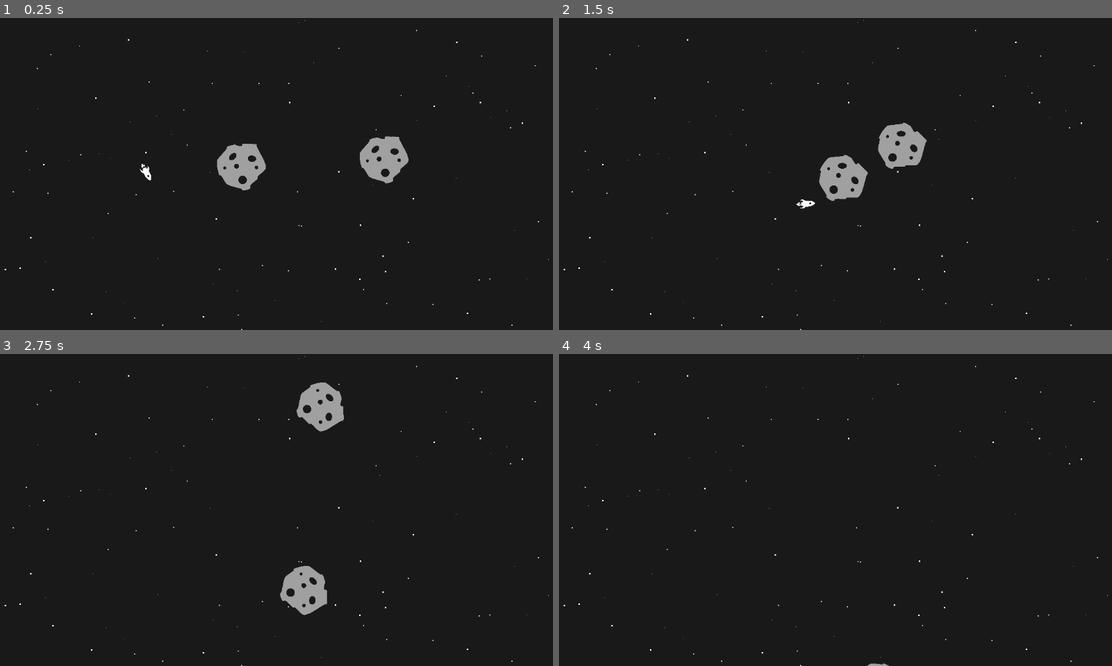
Above: before the commit, frames 1-4 (two rows, left to right).
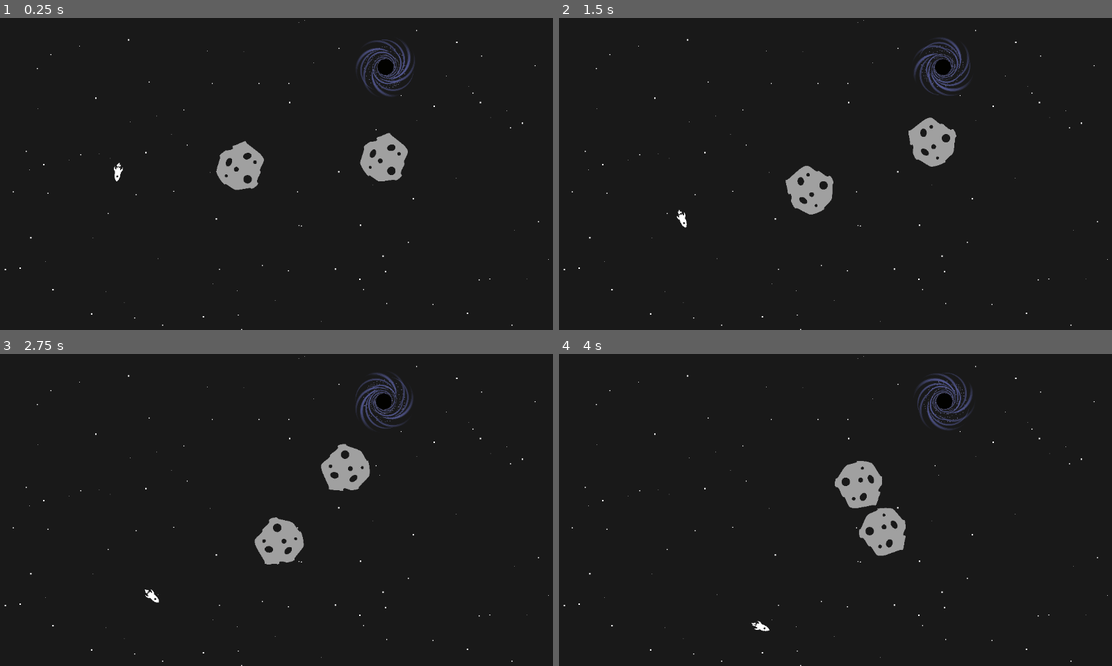
Above: after the commit, the same moments.

Repository: SuvegesMarton/aimtheship
Game: Godot game, scene res://scenes/level_manager.tscn
Same seed, same stepped clock (60 frames per second), same inputs: the game is played once before the commit and once after it.
Inputs:
- Up to frame 1 (0.25 s): no input
- Up to frame 2 (1.5 s): no input
- Up to frame 3 (2.75 s): no input
- Up to frame 4 (4 s): no input

The runs differ from the first frame. In frame 1, 1.5% of the frame differs, in the area x 20-75%, y 6-56%; in frame 2, 3.7%; in frame 3, 4.3%, in the area x 26-75%, y 6-84%; in frame 4, 2.5%.

Commit message:
added endpoint with graphics & reworked rotation graphics for meteorites

Diff:
--- a/resources/levels/levelTest.cfg
+++ b/resources/levels/levelTest.cfg
@@ -1,12 +1,15 @@
+[physics]
+G=6.67e-2
+dist_coeff=1.7
 [rocket]
-pos=Vector2(300, 300)
-vel=Vector2(0, 80)
+pos=Vector2(250, 300)
+vel=Vector2(-20, 80)
 weight=100
 [mt1]
 pos=Vector2(500, 300)
-vel=Vector2(0, 30)
-weight=1e9
+vel=Vector2(0, 40)
+weight=3e8
 [mt2]
 pos=Vector2(800, 300)
 vel=Vector2(0, -30)
-weight=1e9
+weight=3e8
--- /dev/null
+++ b/scenes/endpoint.tscn
@@ -0,0 +1,11 @@
+[gd_scene load_steps=3 format=3 uid="uid://0laqvwq57ecv"]
+
+[ext_resource type="Texture2D" uid="uid://b3ps8jp1iwydh" path="res://images/bh2.png" id="1_ffx2o"]
+[ext_resource type="Script" path="res://scripts/endpoint.gd" id="1_kqken"]
+
+[node name="endpoint" type="Node2D"]
+script = ExtResource("1_kqken")
+
+[node name="Sprite2D" type="Sprite2D" parent="."]
+scale = Vector2(0.2, 0.2)
+texture = ExtResource("1_ffx2o")
--- /dev/null
+++ b/scripts/endpoint.gd
@@ -0,0 +1,10 @@
+extends Node2D
+
+# Called when the node enters the scene tree for the first time.
+func _ready() -> void:
+	pass
+
+
+# Called every frame. 'delta' is the elapsed time since the previous frame.
+func _process(delta: float) -> void:
+	rotation += 1.2*delta
--- a/scripts/levelManager.gd
+++ b/scripts/levelManager.gd
@@ -2,17 +2,21 @@
 
 var RocketScene = preload("res://scenes/rocket.tscn")
 var MeteoriteScene = preload("res://scenes/meteorite.tscn")
+var EndpointScene = preload("res://scenes/endpoint.tscn")
 
 var levelName = "levelTest"
-
-var G = 6.67 * (10.0 ** -2)		#G used in the gravity equation set to an arbitrary value which works fine
-var dist_coeff  = 1.7			#d**dist_coeff in gravity equation instead of d**2 to customize gravity function profile
+var G=6.67e-2
+var dist_coeff=1.7
 
 var physicsElements = []
 var rocket = RocketScene.instantiate()
 # Called when the node enters the scene tree for the first time.
 func _ready() -> void:
 	load_level()
+	var ep = EndpointScene.instantiate()
+	ep.position = Vector2(800, 100)
+	add_child(ep)
+	print(ep)
 
 # Called every frame. 'delta' is the elapsed time since the previous frame.
 func _process(delta: float) -> void:
@@ -27,6 +31,11 @@
 	# Iterate over all sections.
 	for item in config.get_sections():
 		match item:
+			"physics":
+				#G used in the gravity equation set to an arbitrary value which works fine
+				G = 6.67 * (10.0 ** -2)
+				#d**dist_coeff in gravity equation instead of d**2 to customize gravity function profile
+				dist_coeff  = 1.7
 			"rocket":
 				loadPhysicsAttributesFromFile(config, item, rocket)
 			_:
--- a/scripts/meteorite.gd
+++ b/scripts/meteorite.gd
@@ -1,5 +1,7 @@
 extends "res://scripts/gravity.gd"
 
+var rot_magn = randf_range(6,12)/10
+var rot_dir = randi_range(0,1)*2-1 #1/-1 for clockwise/counterclockwise rotation
 # Called when the node enters the scene tree for the first time.
 func _ready() -> void:
 	pass
@@ -10,4 +12,4 @@
 	position.x += velocity.x * delta
 	position.y += velocity.y * delta
 	update_velocity(delta)
-	rotation += 0.01
+	rotation += rot_magn*rot_dir*delta
Binary file added: images/bh2.png
Not shown, added: images/bh2.png.import
